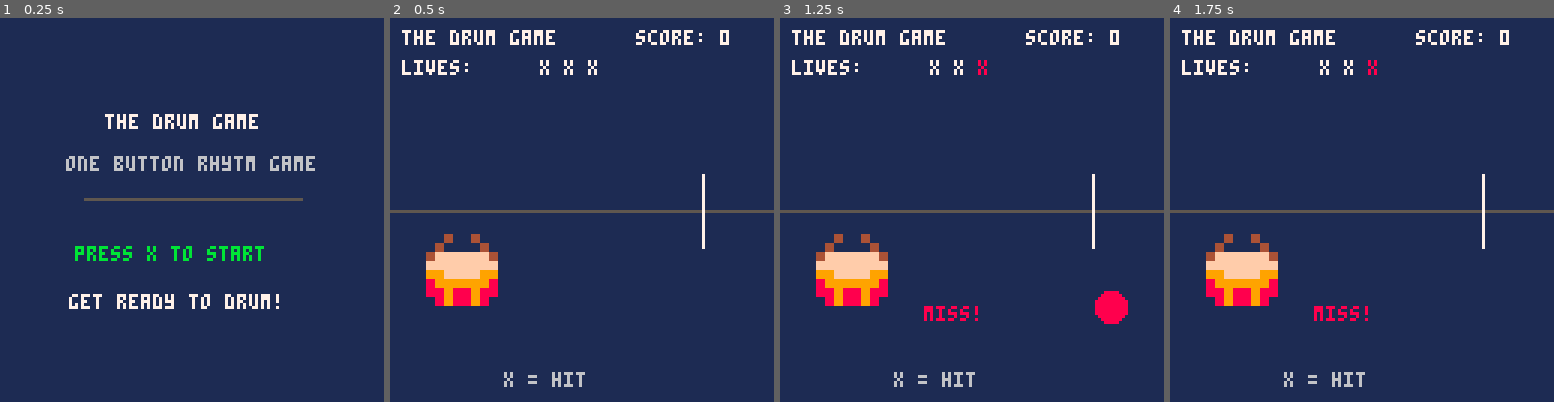
Above: before the commit, frames 1-4 (left to right).
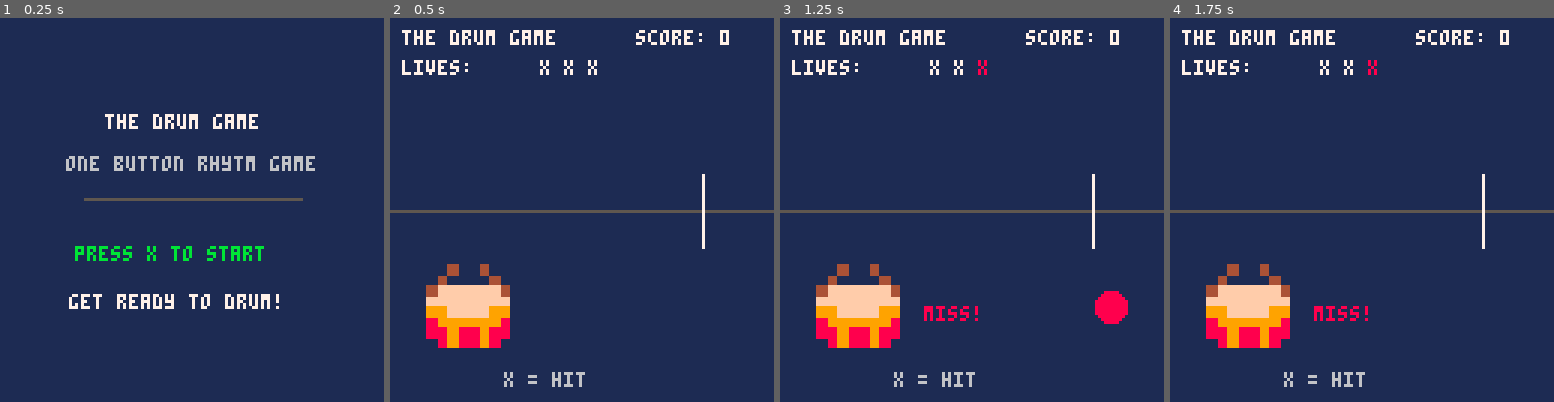
Above: after the commit, the same moments.

Repository: regular-username/1ButtonGame.p8
Game: PICO-8 cartridge 1ButtonGame.p8
Two runs of this game, one before a commit and one after it. Both use one fixed random seed, a clock stepped at 60 frames per second and the inputs below.
Inputs:
- Up to frame 1 (0.25 s): no input
- Up to frame 2 (0.5 s): tap X (X key) at 0.33 s
- Up to frame 3 (1.25 s): tap X (X key) at 1.07 s
- Up to frame 4 (1.75 s): no input

Frame 1 is identical in both runs. In frame 2, 5.3% of the frame differs, in the area x 9-32%, y 56-86%; in frame 3, 5.3%; in frame 4, 5.3%.

Commit message:
moved it a bit

Diff:
--- a/1ButtonGame.p8
+++ b/1ButtonGame.p8
@@ -266,7 +266,7 @@
 
     sspr(
        frame * 8, 0, 8, 8,
-       12, 72, 24, 24
+       12, 82, 28, 28
        )
 
     -- show hit
